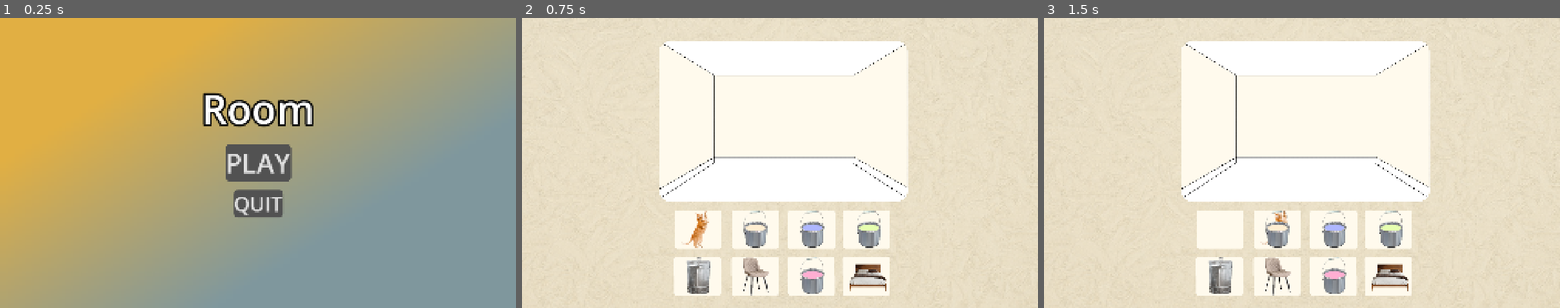
Above: before the commit, frames 1-3 (left to right).
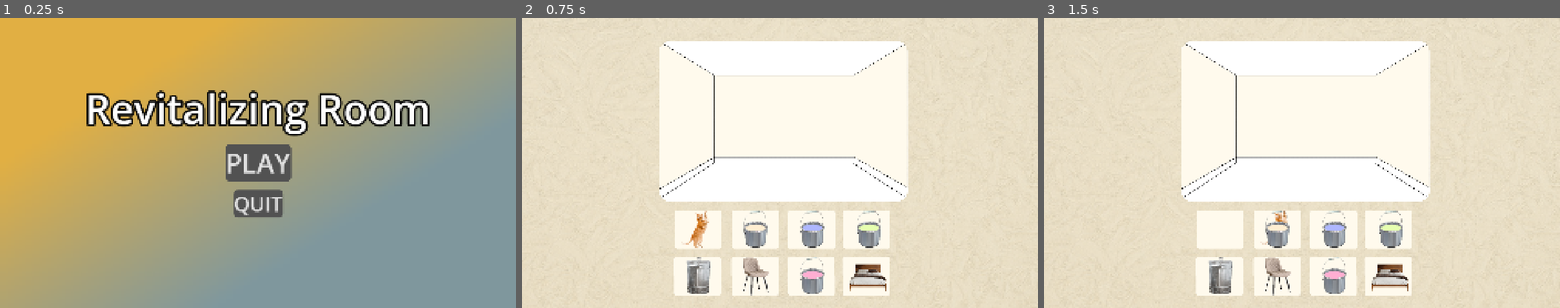
Above: after the commit, the same moments.

Repository: wgold152/hackathon
Game: Godot game, scene res://scenes/main.tscn
The game is run twice, just before and just after one commit, with the same random seed, the same clock (stepped at 60 frames per second) and the same inputs.
Inputs (mouse positions are in pixels of both pictures, inside the frame that each line leads up to):
- Up to frame 1 (0.25 s): no input
- Up to frame 2 (0.75 s): click "PLAY" at 0.5 s
- Up to frame 3 (1.5 s): tap Enter at 1.25 s; drag from (1219, 229) to (1389, 229) at 1.27 s

The runs differ from the first frame. In frame 1, 5.4% of the frame differs, in the area x 16-84%, y 24-41%; in frame 2, nothing differs; in frame 3, nothing differs.

Commit message:
Update menu.tscn

Diff:
--- a/scenes/menu.tscn
+++ b/scenes/menu.tscn
@@ -51,7 +51,7 @@
 [node name="Label" type="Label" parent="PanelContainer/VBoxContainer" unique_id=3974639]
 layout_mode = 2
 size_flags_vertical = 10
-text = "Room"
+text = "Revitalizing Room"
 label_settings = SubResource("LabelSettings_4r8jj")
 horizontal_alignment = 1
 vertical_alignment = 2
